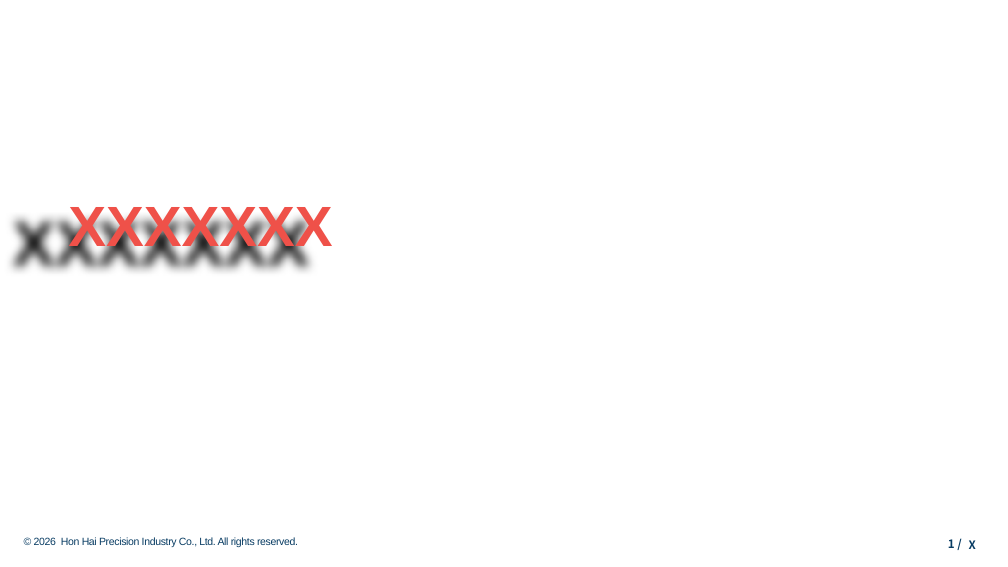
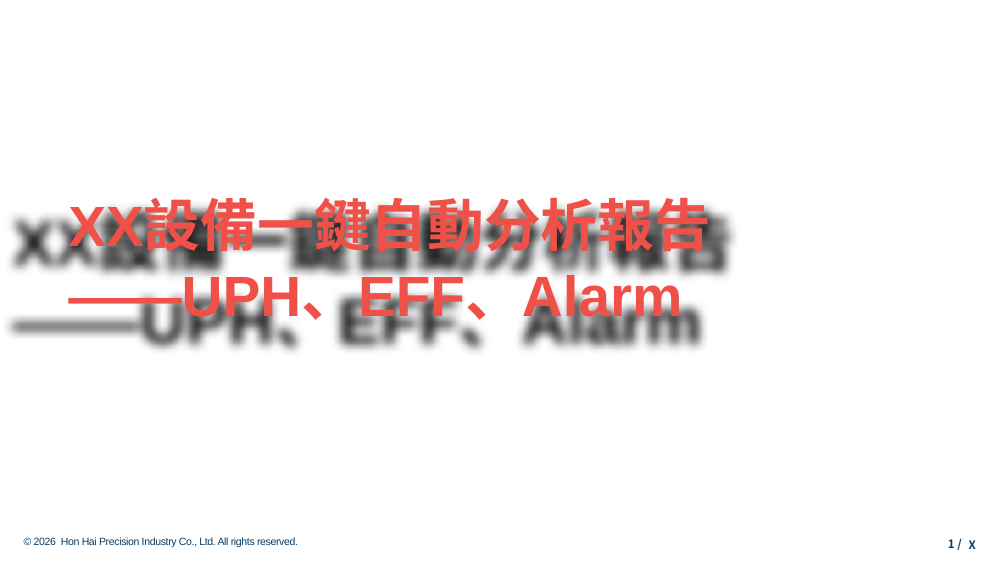
Before and after one commit to Longtianhong88888/MC_LogAnalysis, a slide deck: slide 1 of PPT模板.pptx. Drawn at 1008x567 pixels with LibreOffice and Linux fonts; fonts in the diff are those of the drawing; background and template pictures are left out. Boxes give left, top, right and bottom in pixels: in the first picture for what was removed or moved away, otherwise in the second. Text is boxed around its words. In the diff, an @@ line names an element or a change of style, - is before the commit and + after.

Commit message:
feat: PPT 封面标题仅替换制程字母
- 模板封面改为只替换标题中的 'XX' 为制程字母（LM/CAW/FR）
- 保留模板其余内容（設備一鍵自動分析報告、副标题——UPH、EFF、Alarm）与样式
- 自定义/通用模板不替换，保持模板原文
- 更新单元测试

```diff
--- a/PPT模板.pptx
+++ b/PPT模板.pptx
@@ text at [68,202,711,326]: text changed @@
-XXXXXXX
+XX設備一鍵自動分析報告
+——UPH、EFF、Alarm
```
Also in this commit, not shown: 2 other files.
